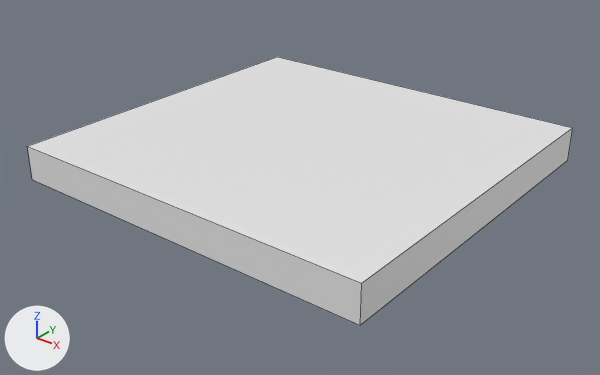
Renders of the Blender file Assets/Models/Blend/Buildings/Wood/BigWall.blend from each side of a commit.
One viewpoint serves both versions: a camera (50 mm lens) standing at (1.65, -2.32, 1.86) and looking at (-0.98, 0.96, -0.17). Every picture has the same lights, and +X, +Y and +Z are marked at lower left. Mesh edges are drawn as thin lines.

Objects in the first picture: 'BigWall'.
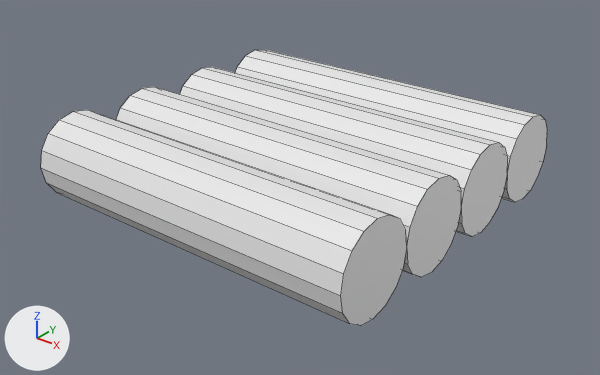
The edits, one by one:
me_cube_002 is used by ob_bigwall; location (0.0, 0.0, 0.0).
me_cube_002 had 8 vertices, 6 faces and spanned x -2.1..0.1, y 0.0..2.1, z -0.1..0.1.
me_cube_002 now has 122 vertices, 72 faces and spans x -2.0..0.0, y 0.0..2.0, z -0.25..0.25.
me_cube_002 part 1: the whole mesh is rebuilt.

Pixel boxes (x1, y1, x2, y2) of what changed, in the pictures (600 x 375 px):
'BigWall', reshaped (7% narrower)
    before: (27, 57, 573, 325)
    after: (41, 50, 547, 326)
